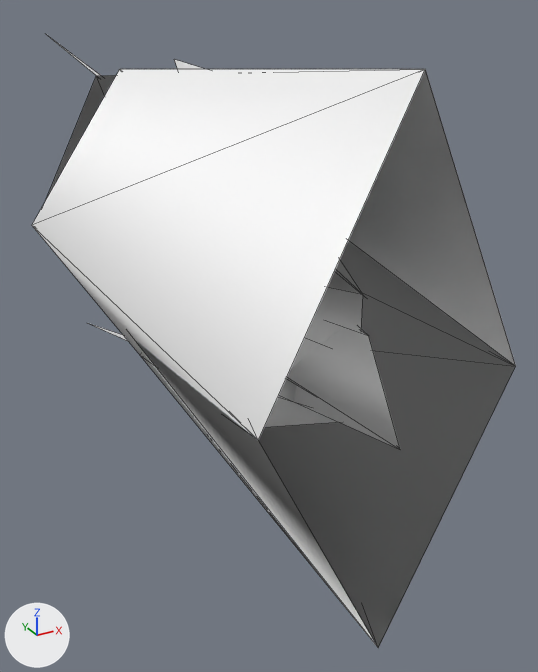
A saved change to the glTF model public/3d/item/model__item__catch.ofs_67_0/4857fish67d.gltf.
Before and after are seen from a camera (50 mm lens) standing at (-0.092, -0.105, 0.085) and looking at (0.029, 0.114, -0.024). The axes (+X, +Y, +Z) are drawn at lower left. The lights are the same throughout. The first picture is the older version. Mesh edges are drawn as thin lines.

The first picture shows '4857fish67d'.
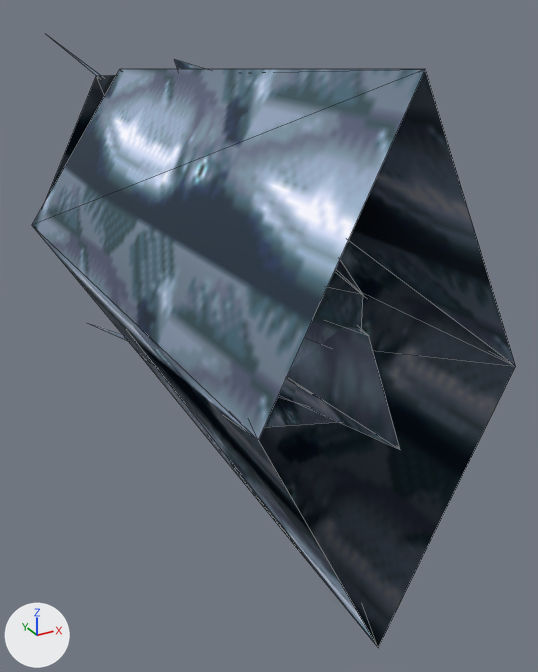
Pixel boxes (x1, y1, x2, y2) of what changed, in the pictures (538 x 672 px):
'4857fish67d', surface changed (darker)
    both: (32, 39, 516, 648)

The change, as a list of edits to the scene's bpy script:
```text
Add img_fish67:
    img_fish67 = load_image('fish67', '_unpacked/fish67', 64, 32, 'sRGB')
Change mat_fish67_fish67:
    remove mat_fish67_fish67.base_color = (1.0, 1.0, 1.0)  # white #ffffff
    add mat_fish67_fish67.texture = img_fish67
```
